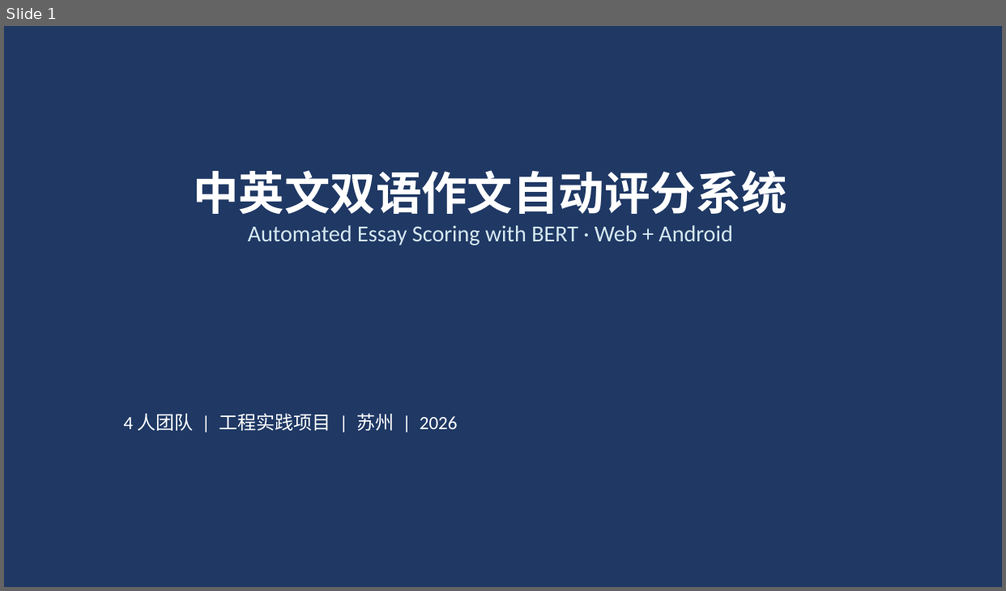
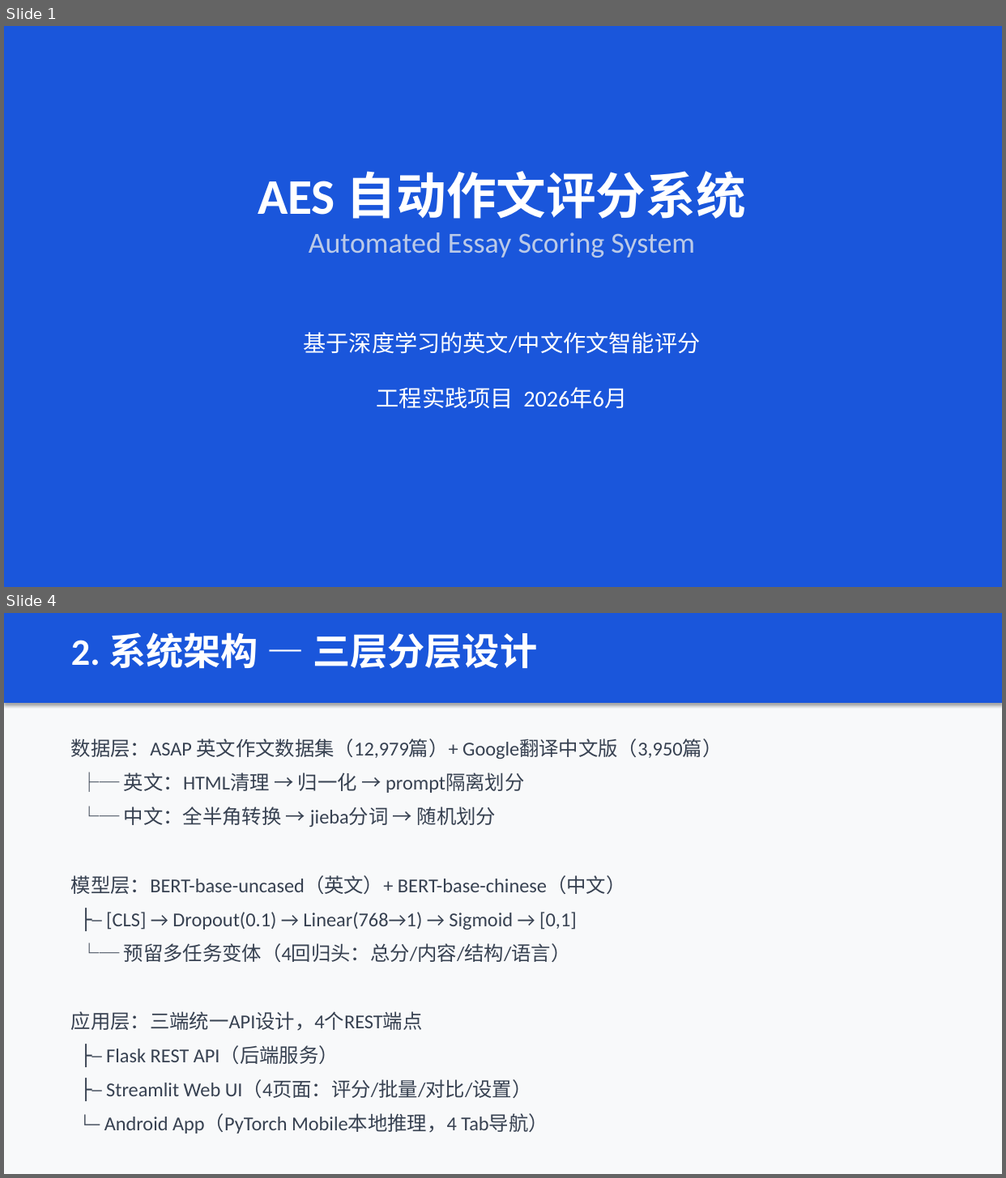
Before and after one commit to Dearsilly/lab, a slide deck: doc/AES_答辩PPT.pptx. Shown one above the other, each under a label of ours: slide 1 before the commit, slides 1 and 4 after it; the slides between them are not shown. The pictures are 1006x591 and 1006x1178 pixels, drawn with LibreOffice and Linux fonts; fonts in the diff are those of the drawing. Boxes give left, top, right and bottom in pixels: in the first picture for what was removed or moved away, otherwise in the second. Text is boxed around its words. In the diff, an @@ line names an element or a change of style, - is before the commit and + after.

```diff
--- a/doc/AES_答辩PPT.pptx
+++ b/doc/AES_答辩PPT.pptx
@@ slide 4 added at (4, 613, 1002, 1174), background #F8F9FA @@
@@ rectangle added at (4, 613, 1002, 703), fill #1A56DB @@
@@ text added at (71, 632, 537, 669), 36 pt, text #FFFFFF, bold @@
+2. 系统架构 — 三层分层设计
@@ text added at (71, 739, 722, 1134), 19 pt, text #374151 @@
+数据层：ASAP 英文作文数据集（12,979篇）+ Google翻译中文版（3,950篇）
+├─ 英文：HTML清理 → 归一化 → prompt隔离划分
+└─ 中文：全半角转换 → jieba分词 → 随机划分
+模型层：BERT-base-uncased（英文）+ BERT-base-chinese（中文）
+├─ [CLS] → Dropout(0.1) → Linear(768→1) → Sigmoid → [0,1]
+└─ 预留多任务变体（4回归头：总分/内容/结构/语言）
+应用层：三端统一API设计，4个REST端点
+├─ Flask REST API（后端服务）
+├─ Streamlit Web UI（4页面：评分/批量/对比/设置）
+└─ Android App（PyTorch Mobile本地推理，4 Tab导航）
@@ slide 1 changed as well @@
@@ background #1F3864 to #1A56DB @@
@@ text at (258, 171, 746, 258): text changed; size 22 to 28 pt; text colour #D5E8F0 to #BBCAE8 @@
-中英文双语作文自动评分系统
-Automated Essay Scoring with BERT · Web + Android
+AES 自动作文评分系统
+Automated Essay Scoring System
@@ text at (303, 332, 700, 409): text changed; size 18 to 22 pt @@
-4 人团队 | 工程实践项目 | 苏州 | 2026
+基于深度学习的英文/中文作文智能评分
+工程实践项目 2026年6月
```
Also in this commit, not shown: 1 other slide changed, 10 other slides added, 11 slides removed, 3 other files.
